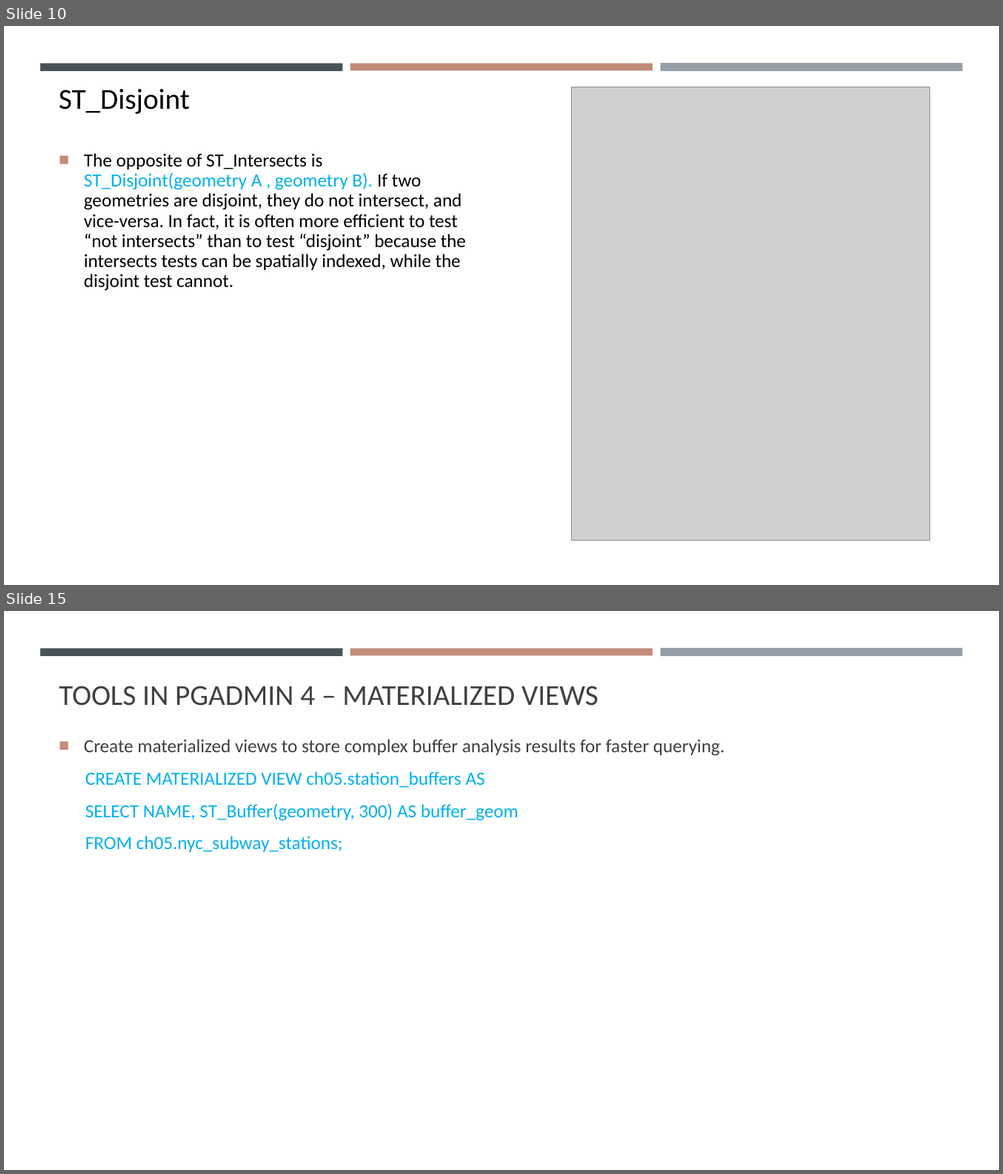
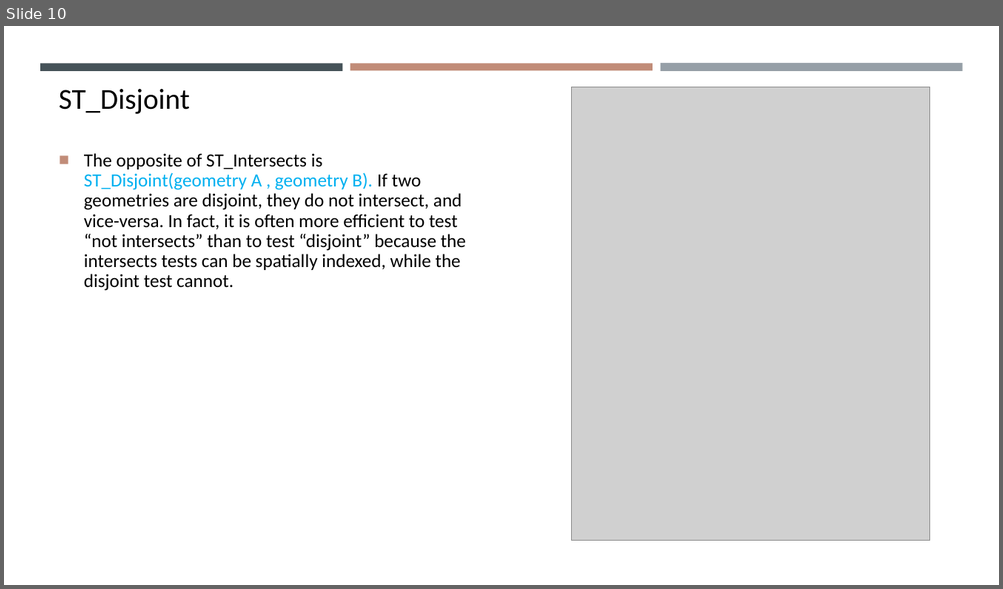
Before and after one commit to gisynw/ssj-376, a slide deck: docs/Lectures/Week05/Week05_Park02.pptx. Shown one above the other, each under a label of ours: slides 10 and 15 before the commit, slide 10 after it; the slides between them are not shown. The pictures are 1003x1174 and 1003x589 pixels, drawn with LibreOffice and Linux fonts; fonts in the diff are those of the drawing; grey boxes stand for pictures. Boxes give left, top, right and bottom in pixels: in the first picture for what was removed or moved away, otherwise in the second. Text is boxed around its words. In the diff, an @@ line names an element or a change of style, - is before the commit and + after.

```diff
--- a/docs/Lectures/Week05/Week05_Park02.pptx
+++ b/docs/Lectures/Week05/Week05_Park02.pptx
@@ slide 15 removed at box(4, 611, 999, 1170), background #FFFFFF; not listed: 3 template elements that a slide beside it also shows @@
@@ title removed at box(59, 686, 598, 706) @@
-TOOLS IN PGADMIN 4 – MATERIALIZED VIEWS
@@ text removed at box(84, 739, 724, 852) @@
-■ Create materialized views to store complex buffer analysis results for faster querying.
-  CREATE MATERIALIZED VIEW ch05.station_buffers AS
-  SELECT NAME, ST_Buffer(geometry, 300) AS buffer_geom
-  FROM ch05.nyc_subway_stations;
```
Also in this commit, not shown: 8 slides changed, 7 slides added, 3 other slides removed, 2 other files.
